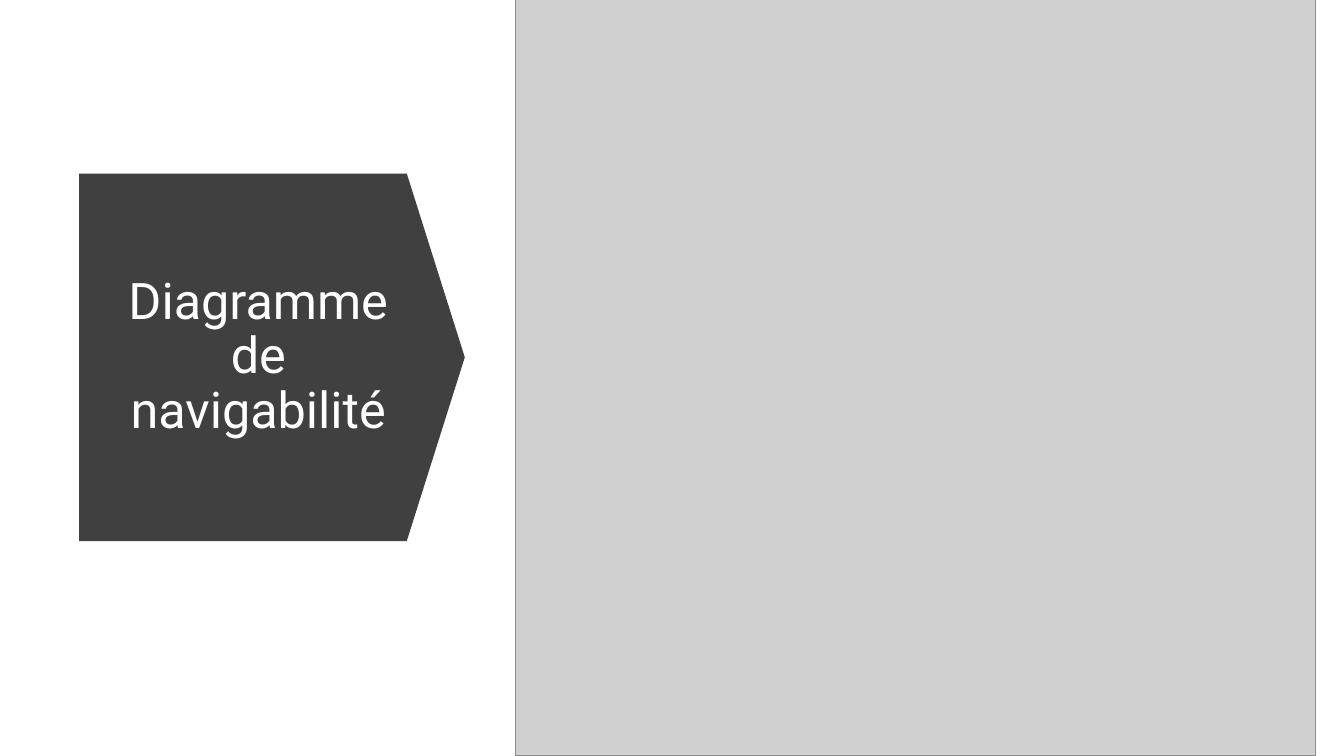
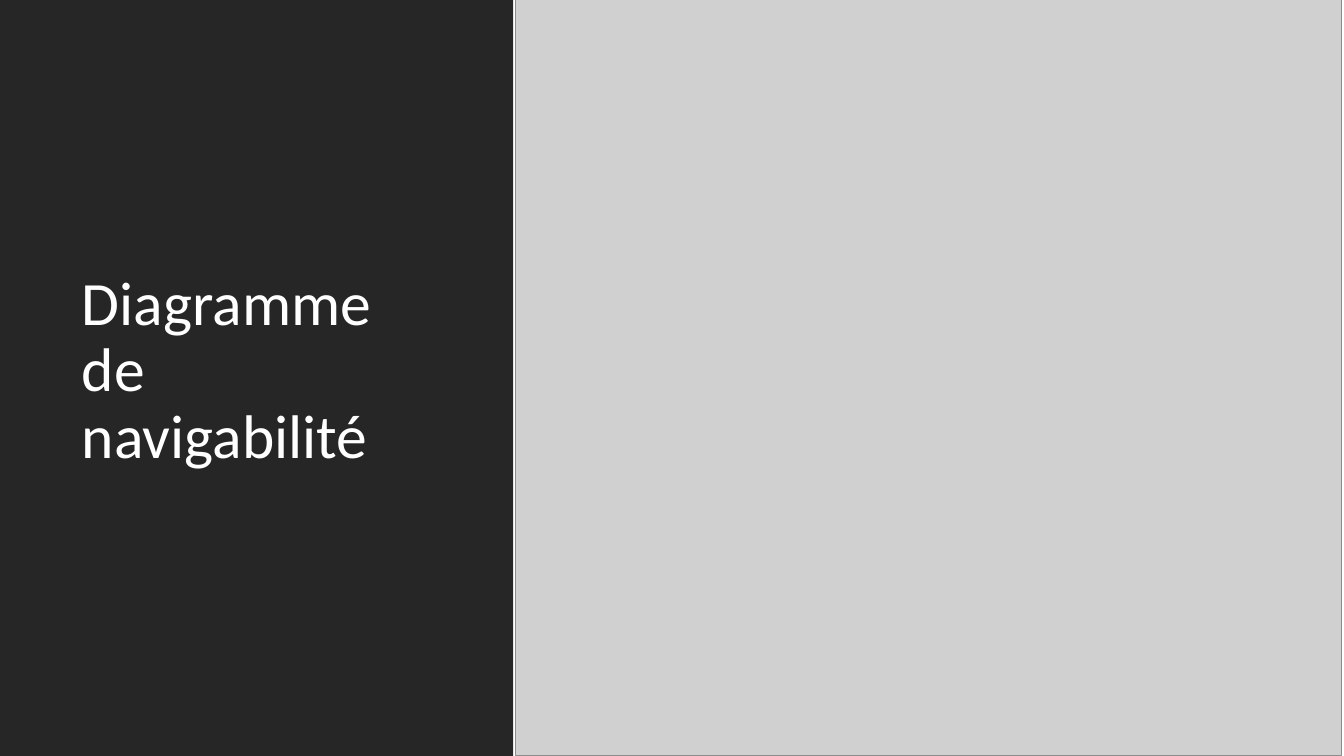
Before and after one commit to Whyuki/CDA_2005, a slide deck: slide 19 of FOAD_Unified_Process/GAB/maquettage et diagramme de navigabilité_GAB_retirer de l'argent dont s'identifier.pptx (slide 18 before the commit). Drawn at 1344x756 pixels with LibreOffice and Linux fonts; fonts in the diff are those of the drawing; grey boxes stand for pictures. Boxes give left, top, right and bottom in pixels: in the first picture for what was removed or moved away, otherwise in the second. Text is boxed around its words. In the diff, an @@ line names an element or a change of style, - is before the commit and + after.

Commit message:
UP _ exo GAB maquette et diagramme navigabilité retirer de l'argent dans sa banque update add ecran patientez impression reçu

```diff
--- a/FOAD_Unified_Process/GAB/maquettage et diagramme de navigabilité_GAB_retirer de l'argent dont s'identifier.pptx
+++ b/FOAD_Unified_Process/GAB/maquettage et diagramme de navigabilité_GAB_retirer de l'argent dont s'identifier.pptx
@@ rectangle added at (x1=0, y1=0, x2=513, y2=756), fill #262626 @@
@@ picture resized from (x1=515, y1=0, x2=1316, y2=756) to (x1=516, y1=0, x2=1342, y2=756) @@
@@ title "Diagramme de navigabilité" moved from (x1=128, y1=282, x2=387, y2=439) to (x1=82, y1=282, x2=371, y2=469) @@
@@ title "Diagramme de navigabilité" at (x1=82, y1=282, x2=371, y2=469): size 36 to 44 pt, font Roboto to Calibri; alignment centre to left; vertical alignment middle to bottom @@
@@ down arrow removed at (x1=80, y1=173, x2=466, y2=541) @@
```
Also in this commit, not shown: 1 slide added, 2 other files.
